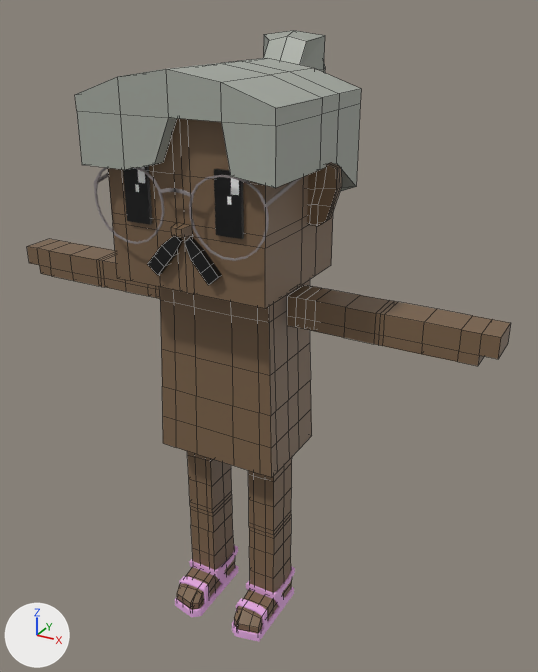
A saved change to the FBX model mustachiorascals/fbx/dc516f80-71a4-4d7a-8022-63d7be020bf7.fbx.
Rendered twice from a 50 mm camera at (0.0175, -0.0274, 0.0306) aimed at (0.0005, 0.0036, 0.0151). Every picture has the same lights, and +X, +Y and +Z are marked at lower left. Mesh edges are drawn as thin lines on the coarser meshes. Where no turn or scale is listed for an object, it has been applied to the vertices.

In view in the first picture: 'e_3', 'ew_round_2', 'eye_4', 'f_sandals', 'h_ponytail', 'm_d', 'mustachio_arms', 'mustachio_body', 'mustachio_head', 'mustachio_legs'.
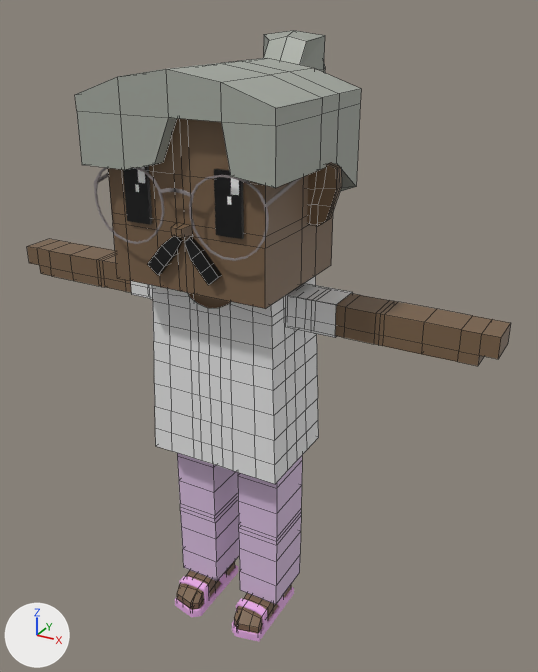
The change, as a list of edits to the scene's bpy script:
```text
Add mat_lower_garment:
    mat_lower_garment = principled_material('lower_garment')
    mat_lower_garment.base_color = (0.698, 0.518, 0.745)  # light grey #dabfe0
Add mat_upper_garment_1:
    mat_upper_garment_1 = principled_material('upper_garment_1')
    mat_upper_garment_1.base_color = (0.8, 0.8, 0.8)  # white #e7e7e7
Add me_mesh_003_1:
    me_mesh_003_1.from_pydata(...)  # 72 vertices, 64 faces; spans x -0.003..0.003, y -0.00018..0.00265, z 0.00139..0.01069
    me_mesh_003_1.materials.append(mat_lower_garment)  # light grey #dabfe0
Add me_mesh_011:
    me_mesh_011.from_pydata(...)  # 230 vertices, 212 faces; spans x -0.00349..0.00349, y -0.0013..0.00353, z 0.00994..0.01894
    me_mesh_011.materials.append(mat_upper_garment_1)  # white #e7e7e7
Add me_mesh_012:
    me_mesh_012.from_pydata(...)  # 24 vertices, 18 faces; spans x -0.00561..0.00561, y 0.00027..0.00209, z 0.01737..0.01893
    me_mesh_012.materials.append(mat_upper_garment_1)  # white #e7e7e7
Add ob_c_pants:
    ob_c_pants = bpy.data.objects.new('c_pants', me_mesh_003_1)
    ob_c_pants.location = (0.0, 0.0, 0.0)
Add ob_c_shirt_1:
    ob_c_shirt_1 = bpy.data.objects.new('c_shirt_1', me_mesh_011)
    ob_c_shirt_1.location = (0.0, 0.0, 0.0)
Add ob_c_shirt_2:
    ob_c_shirt_2 = bpy.data.objects.new('c_shirt_2', me_mesh_012)
    ob_c_shirt_2.location = (0.0, 0.0, 0.0)
```

Changed parts and their boxes (x1, y1, x2, y2) in the pictures (538 x 672 px):
'c_shirt_1', added: after (152, 276, 319, 484)
'c_pants', added: after (177, 453, 302, 604)
'c_shirt_2', added: after (131, 281, 353, 338)
'mustachio_body', unchanged, covered by the edit: before (159, 280, 312, 478); after (188, 293, 230, 308)
'mustachio_legs', unchanged, covered by the edit: before (177, 451, 292, 633); after (177, 561, 291, 633)
